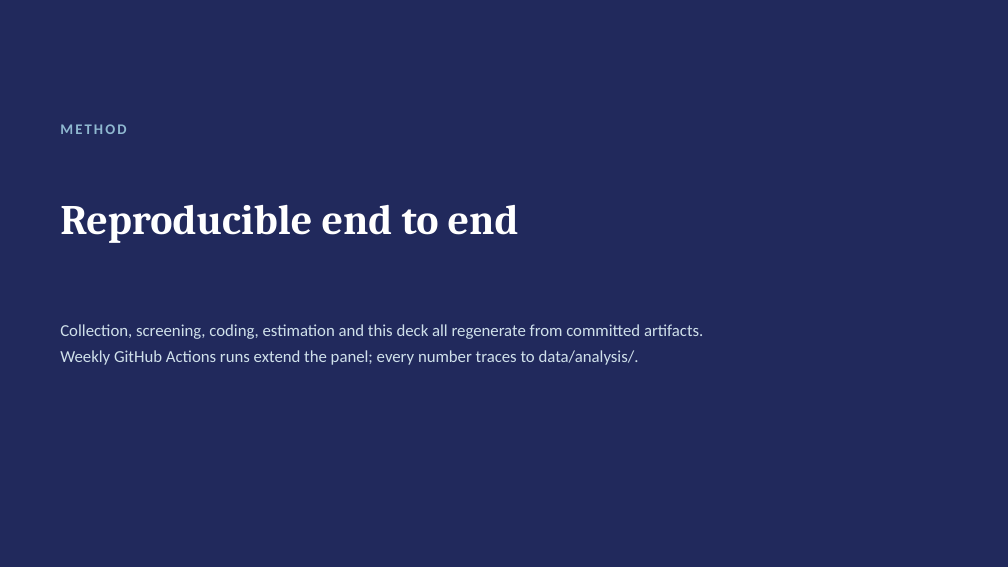
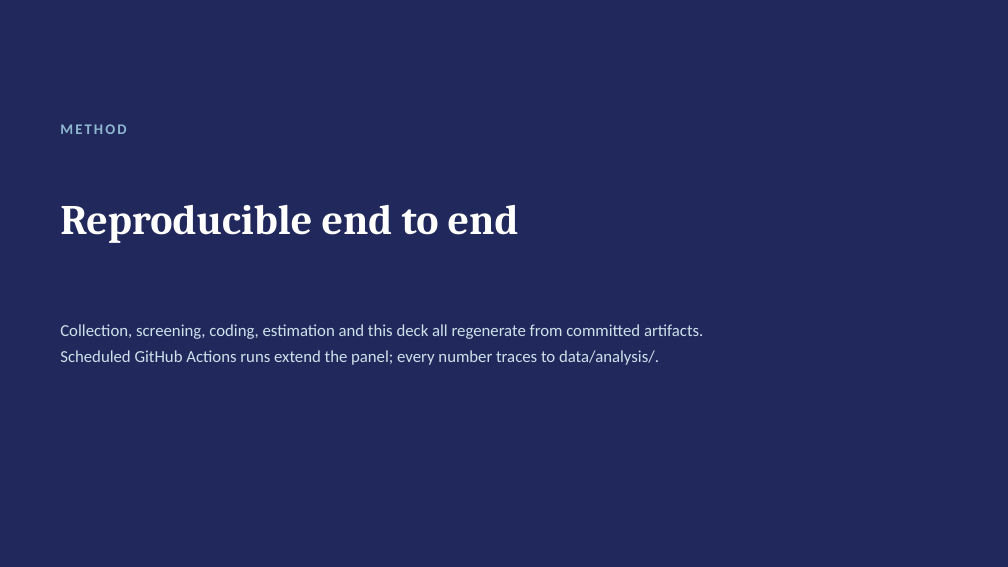
Before and after one commit to hendeal-cyber/Modern-Labor-Market-Data-Submission, a slide deck: slide 8 of paper/presentation.pptx. Drawn at 1008x567 pixels with LibreOffice and Linux fonts; fonts in the diff are those of the drawing. Boxes give left, top, right and bottom in pixels: in the first picture for what was removed or moved away, otherwise in the second. Text is boxed around its words. In the diff, an @@ line names an element or a change of style, - is before the commit and + after.

```diff
--- a/paper/presentation.pptx
+++ b/paper/presentation.pptx
@@ text at <box>60,350,659,365</box>: text changed @@
-Weekly GitHub Actions runs extend the panel; every number traces to data/analysis/.
+Scheduled GitHub Actions runs extend the panel; every number traces to data/analysis/.
```
Also in this commit, not shown: 5 other slides changed, 14 other files.
